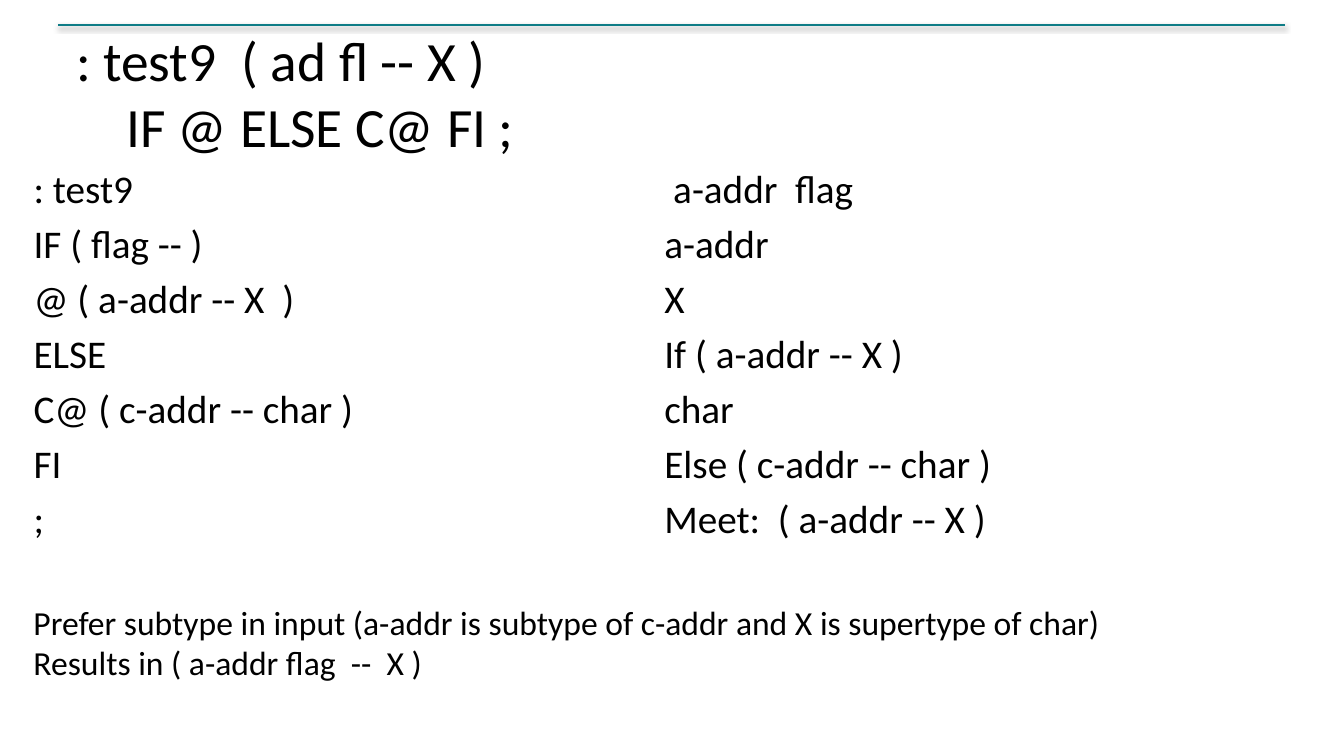
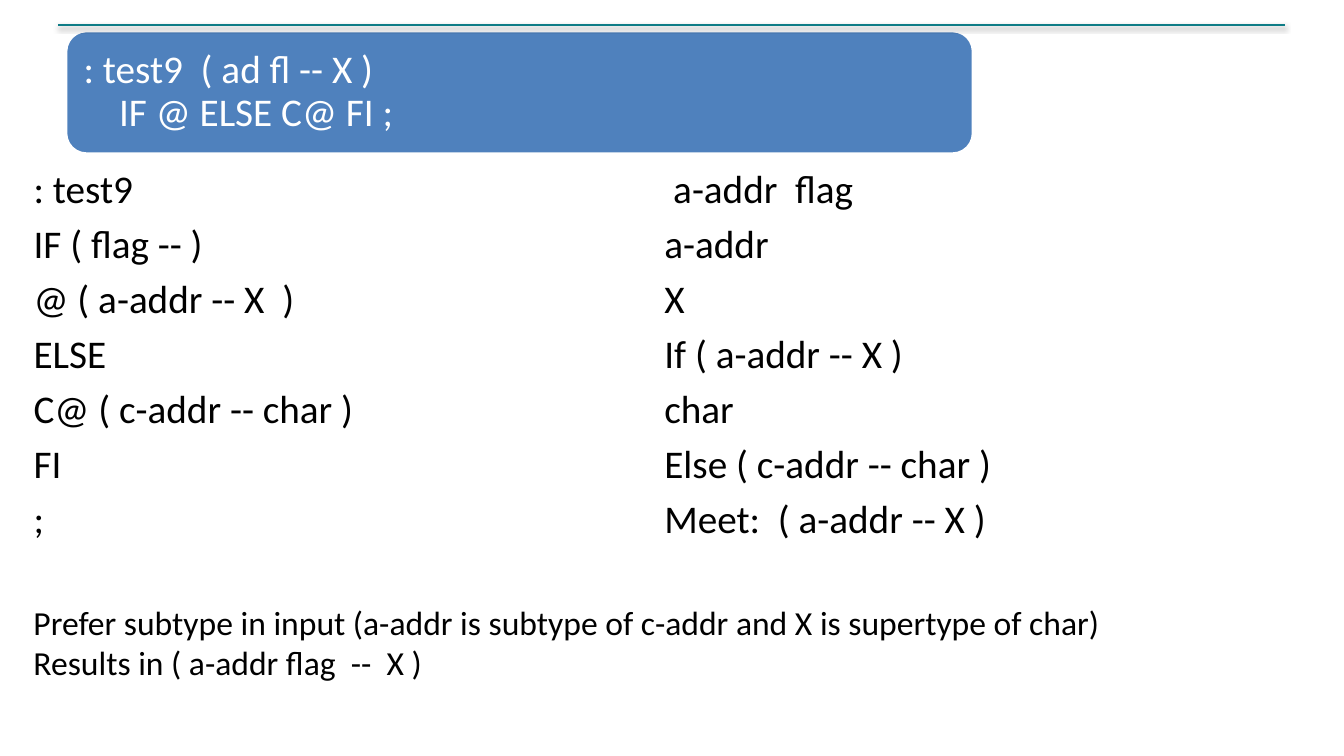
Before and after one commit to jpoial/evaluator, a slide deck: slide 19 of Configurable_Static_Type_Checking_EuroForth.pptx (slide 21 before the commit). Drawn at 1344x756 pixels with LibreOffice and Linux fonts; fonts in the diff are those of the drawing. Boxes give left, top, right and bottom in pixels: in the first picture for what was removed or moved away, otherwise in the second. Text is boxed around its words. In the diff, an @@ line names an element or a change of style, - is before the commit and + after.

```diff
--- a/Configurable_Static_Type_Checking_EuroForth.pptx
+++ b/Configurable_Static_Type_Checking_EuroForth.pptx
@@ rounded rectangle added at [66,31,973,154], fill #4F81BD, outline #FFFFFF 2 pt @@
@@ text ": test9 ( ad fl ...": place and size @@
-text ": test9 ( ad fl ..." at [103,42,486,154]
+text ": test9 ( ad fl ..." at [103,56,374,131]
@@ text ": test9 ( ad fl ..." at [103,56,374,131]: size 39.6 to 28 pt, text colour #000000 to #FFFFFF; line spacing 1 to 0.9; more space between paragraphs @@
```
Also in this commit, not shown: 11 other slides changed, 1 slide added, 2 slides removed, 1 other file.
